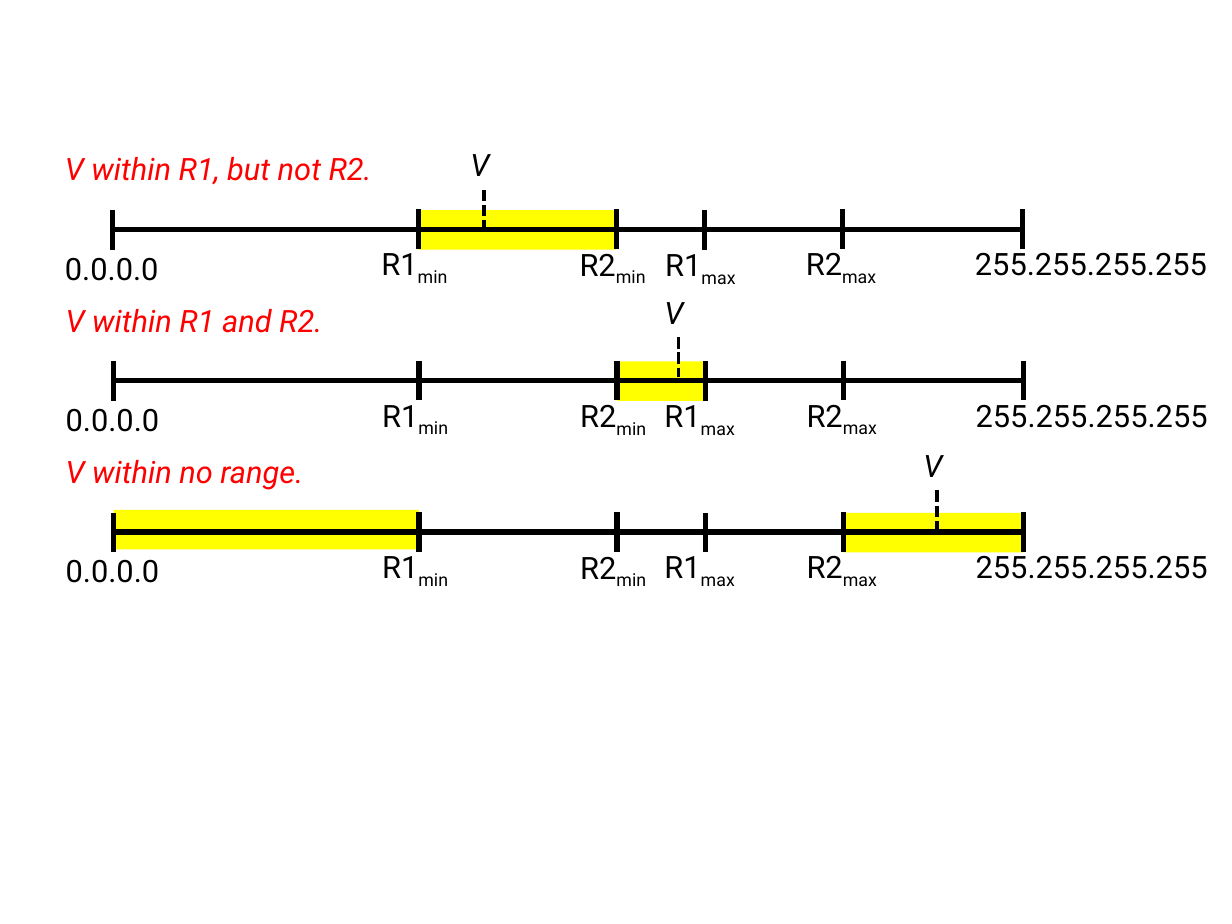
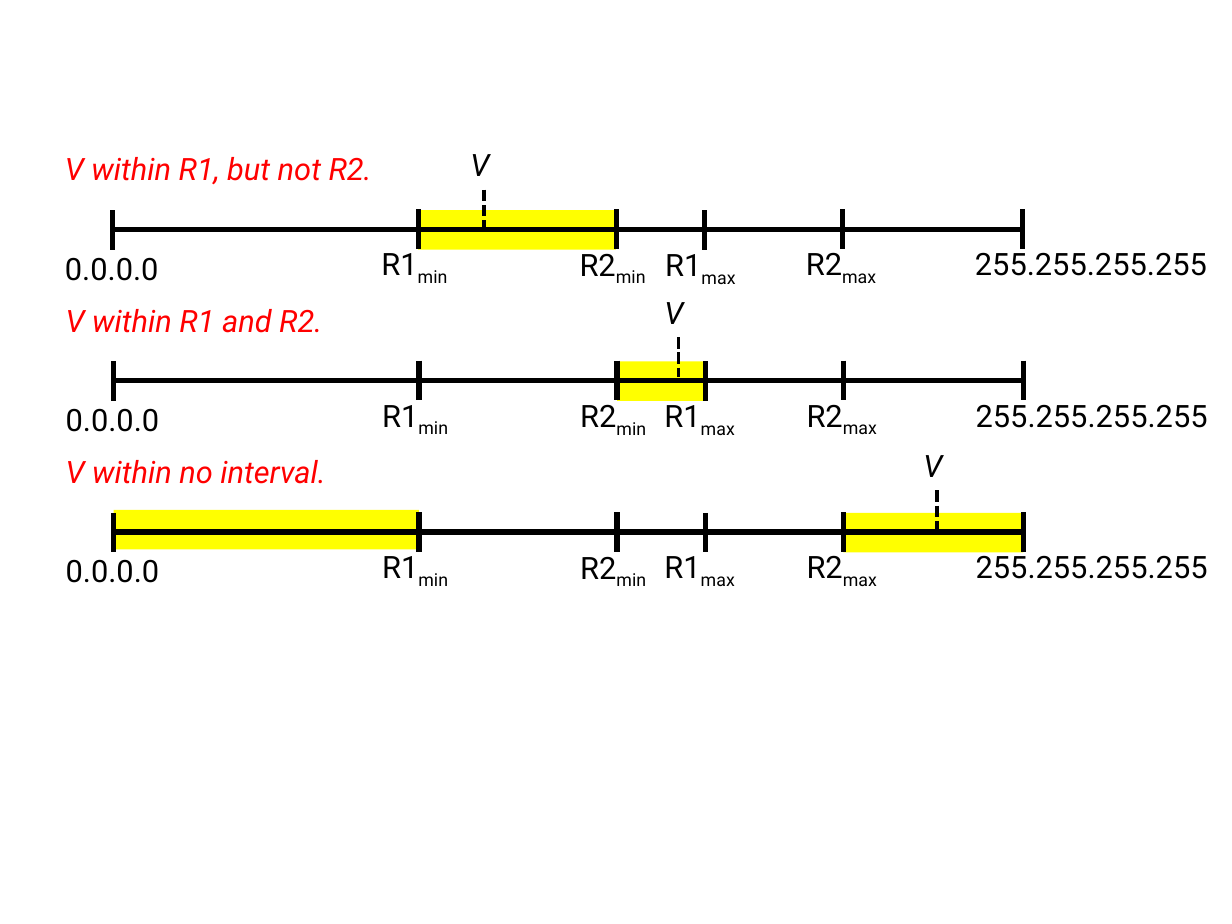
Before and after one commit to CongGroup/embark, a slide deck: slide 1 of doc/nsdi16/fig/rangeopts.pptx. Drawn at 1232x924 pixels with LibreOffice and Linux fonts; fonts in the diff are those of the drawing. Boxes give left, top, right and bottom in pixels: in the first picture for what was removed or moved away, otherwise in the second. Text is boxed around its words. In the diff, an @@ line names an element or a change of style, - is before the commit and + after.

```diff
--- a/doc/nsdi16/fig/rangeopts.pptx
+++ b/doc/nsdi16/fig/rangeopts.pptx
@@ text at <box>66,460,325,484</box>: text changed @@
-V within no range.
+V within no interval.
```
Also in this commit, not shown: 2 other files.
